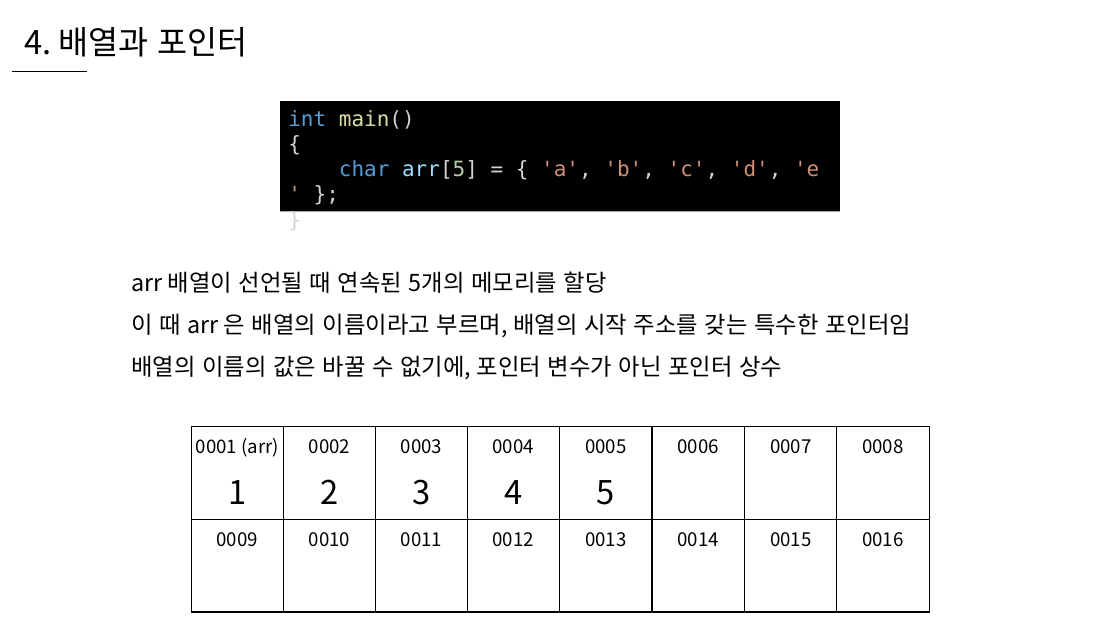
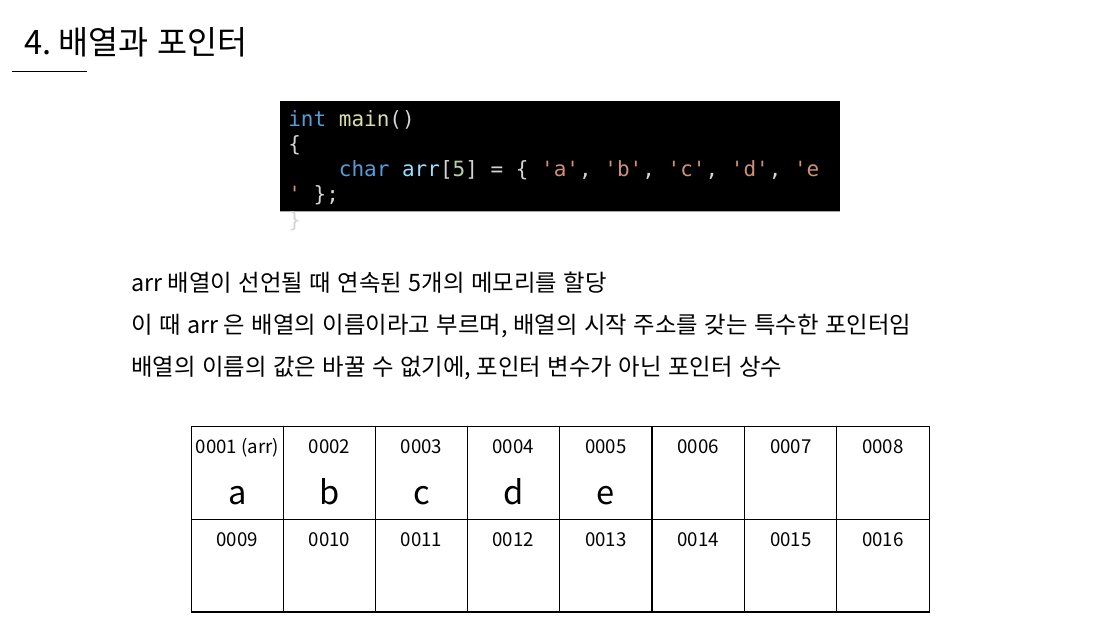
Before and after one commit to WooLyung/2021-RG-Lecture, a slide deck: slide 26 of 수업 자료/1 - C언어 복습.pptx. Drawn at 1120x630 pixels with LibreOffice and Linux fonts; fonts in the diff are those of the drawing. Boxes give left, top, right and bottom in pixels: in the first picture for what was removed or moved away, otherwise in the second. Text is boxed around its words. In the diff, an @@ line names an element or a change of style, - is before the commit and + after.

```diff
--- a/수업 자료/1 - C언어 복습.pptx
+++ b/수업 자료/1 - C언어 복습.pptx
@@ text at [320, 478, 340, 505]: text changed @@
-2
+b
@@ text at [503, 478, 523, 505]: text changed @@
-4
+d
@@ text at [228, 486, 246, 505]: text changed @@
-1
+a
@@ text at [413, 486, 430, 505]: text changed @@
-3
+c
@@ text at [597, 486, 615, 505]: text changed @@
-5
+e
```
Also in this commit, not shown: 3 other slides changed, 5 other files.
